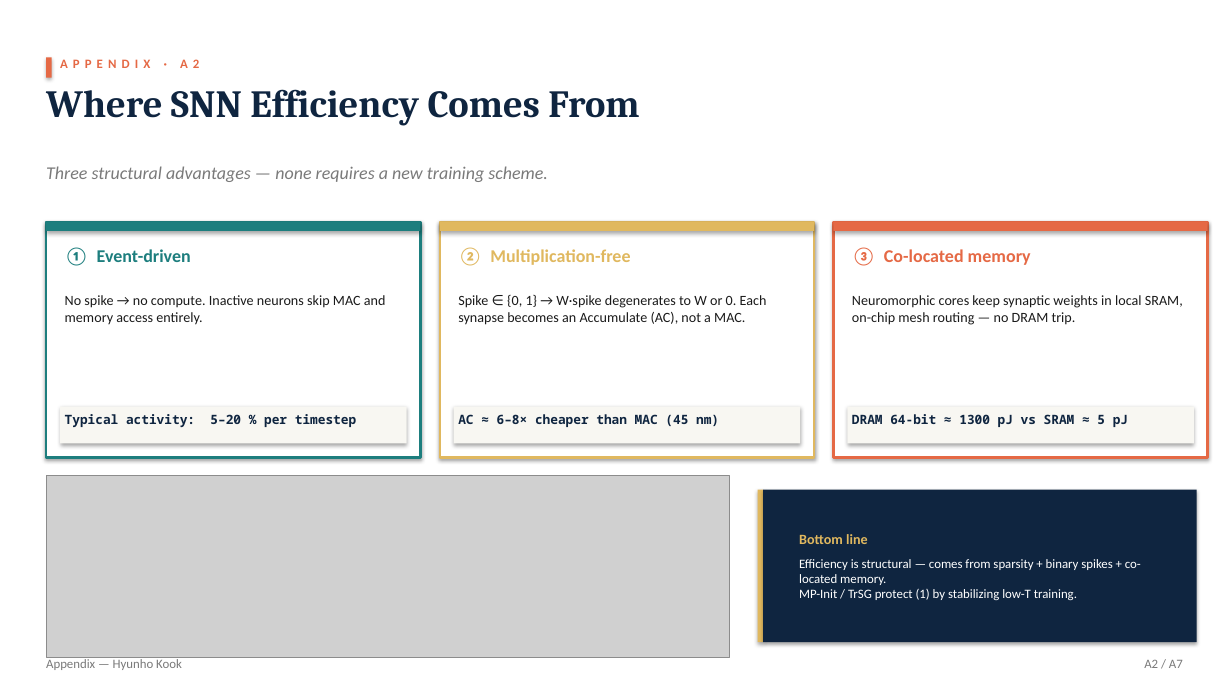
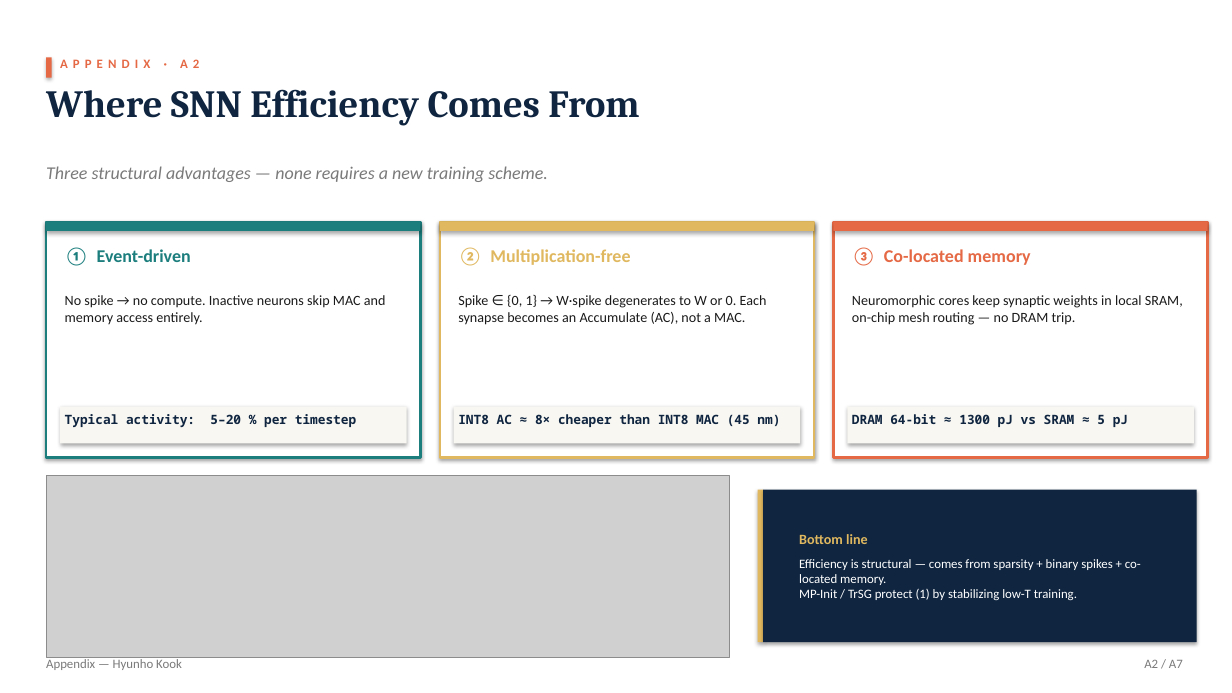
Before and after one commit to kookhh0827/POSTECH_thesis_template_latex, a slide deck: slide 23 of Hyunho_Kook_Master_Defense.pptx. Drawn at 1232x693 pixels with LibreOffice and Linux fonts; fonts in the diff are those of the drawing; grey boxes stand for pictures. Boxes give left, top, right and bottom in pixels: in the first picture for what was removed or moved away, otherwise in the second. Text is boxed around its words. In the diff, an @@ line names an element or a change of style, - is before the commit and + after.

```diff
--- a/Hyunho_Kook_Master_Defense.pptx
+++ b/Hyunho_Kook_Master_Defense.pptx
@@ text at <box>458,414,780,427</box>: text changed @@
-AC ≈ 6–8× cheaper than MAC (45 nm)
+INT8 AC ≈ 8× cheaper than INT8 MAC (45 nm)
```
Also in this commit, not shown: 5 other slides changed, 2 other files.
